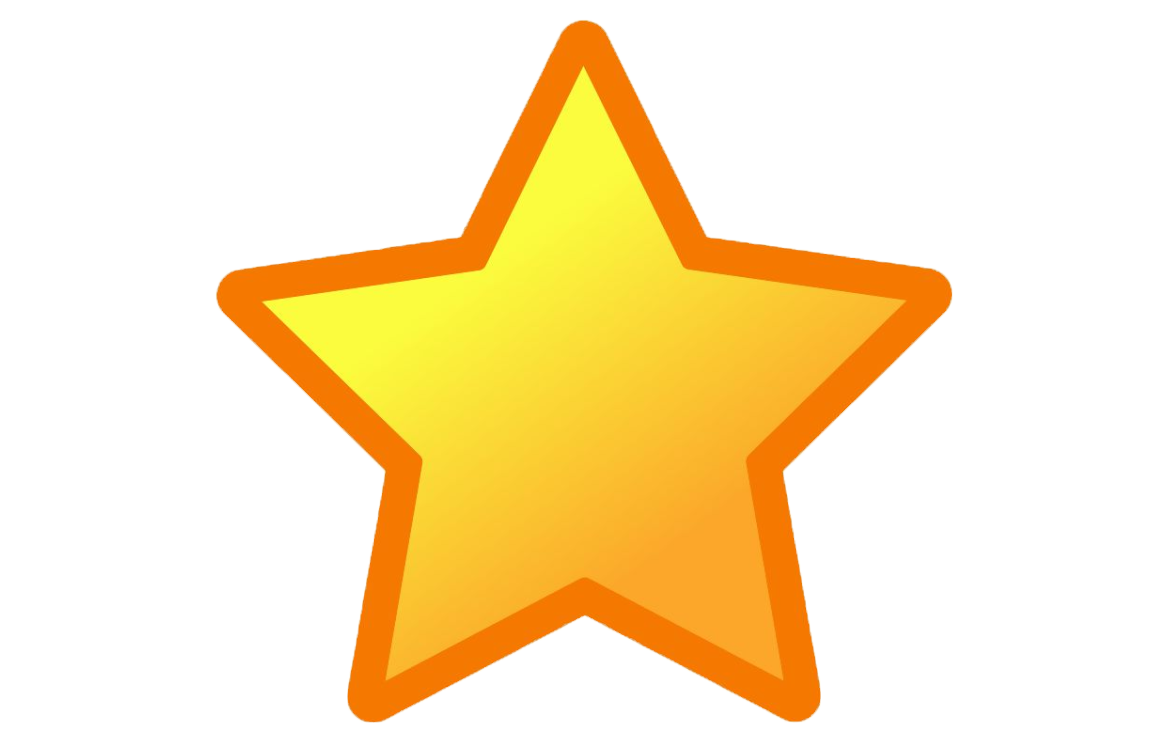
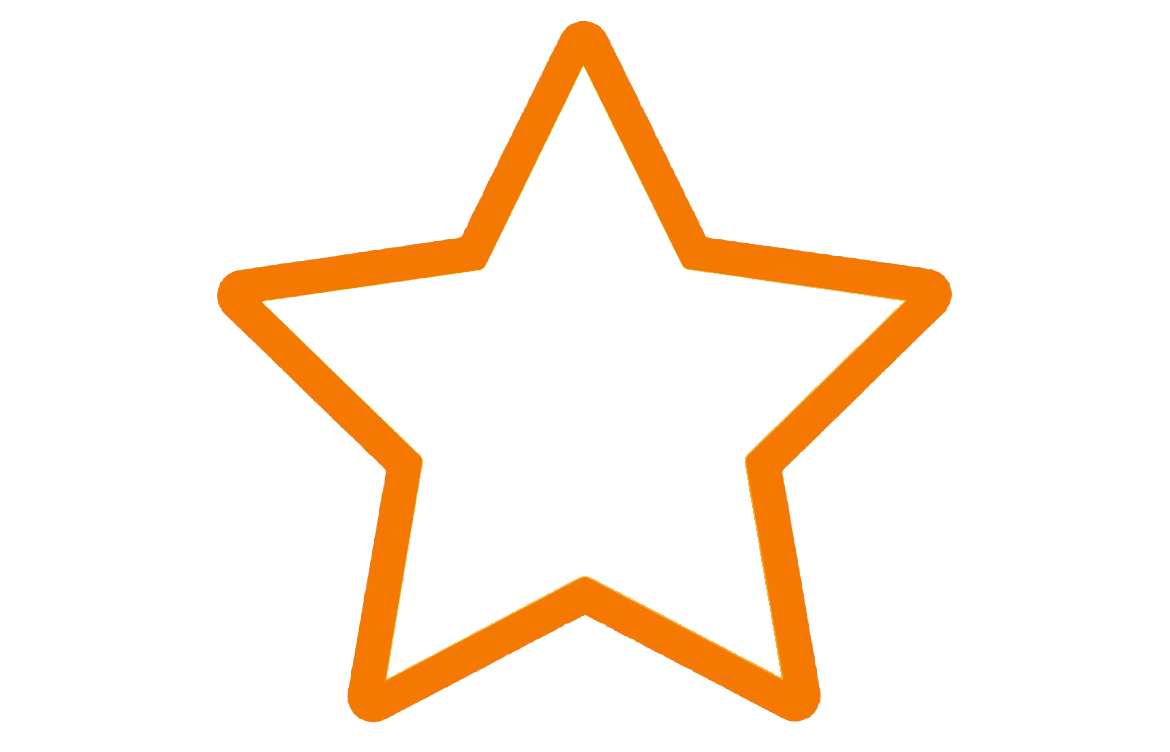
Layer changes from the first w=1170, h=752 image to the second:
added layer "图层 3" above "图层 2" over [217, 21, 952, 723]
hid "图层 2" over [215, 19, 953, 723]
